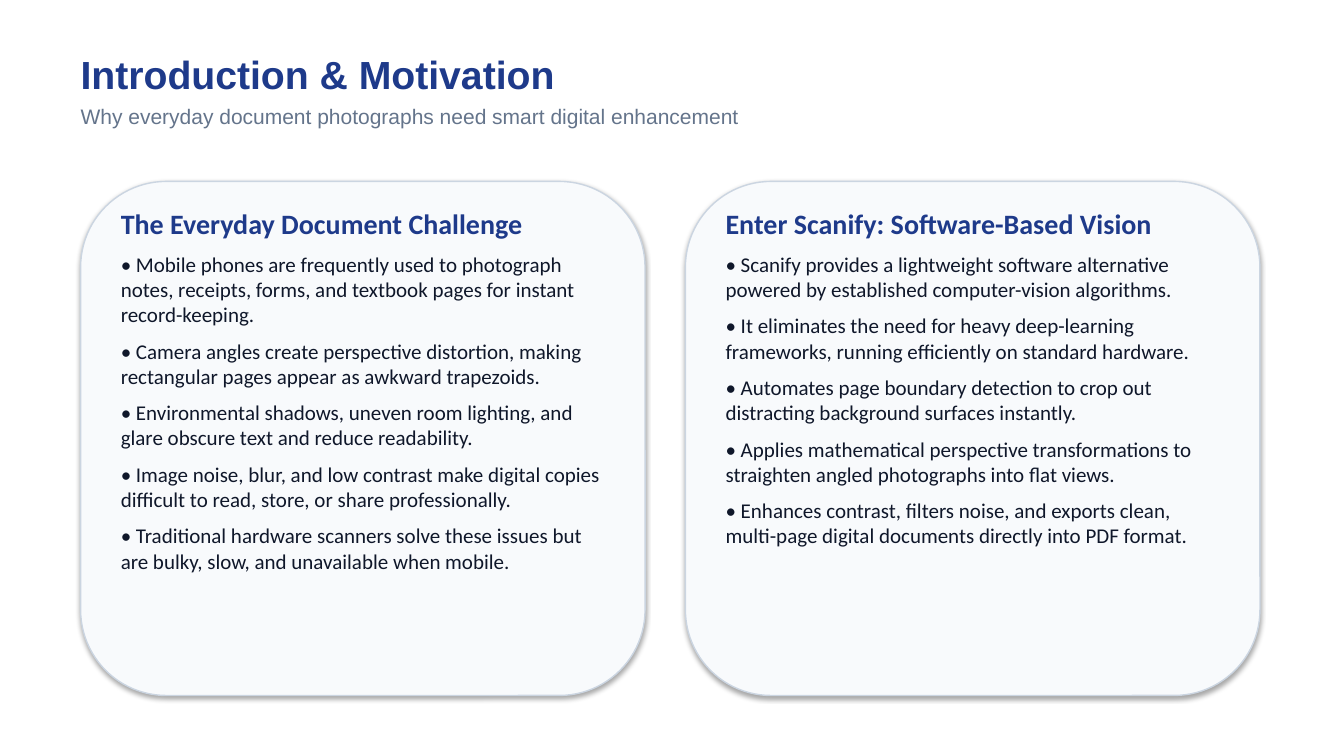
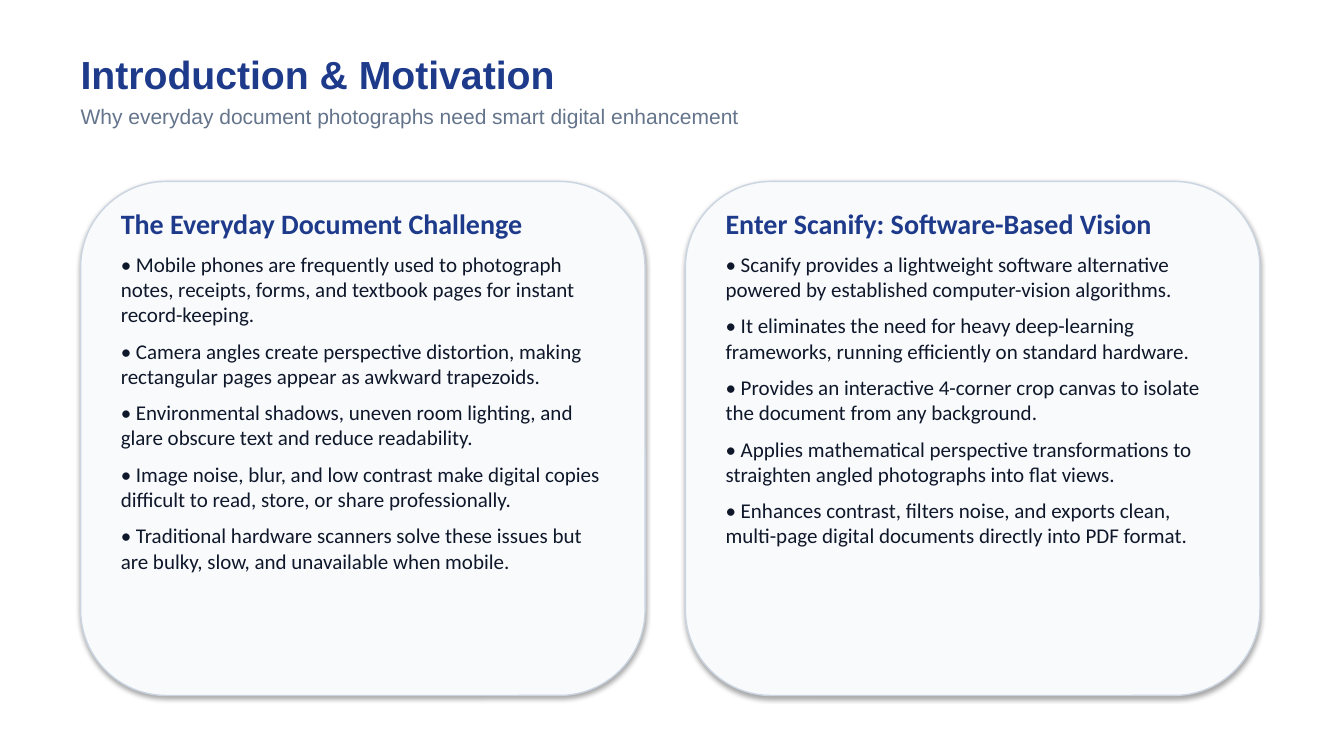
Before and after one commit to Neelam-3432/Section-C_Team_Number-15, a slide deck: slide 2 of Scanify_Presentation (1).pptx. Drawn at 1344x756 pixels with LibreOffice and Linux fonts; fonts in the diff are those of the drawing. Boxes give left, top, right and bottom in pixels: in the first picture for what was removed or moved away, otherwise in the second. Text is boxed around its words. In the diff, an @@ line names an element or a change of style, - is before the commit and + after.

Commit message:
Remove legacy automatic edge detection and align code, report, and presentation with interactive 4-dot homography and pipeline memory

```diff
--- a/Scanify_Presentation (1).pptx
+++ b/Scanify_Presentation (1).pptx
@@ text at <box>726,380,1199,424</box>: text changed @@
-• Automates page boundary detection to crop out distracting background surfaces instantly.
+• Provides an interactive 4-corner crop canvas to isolate the document from any background.
```
Also in this commit, not shown: 6 other slides changed, 4 other files.
